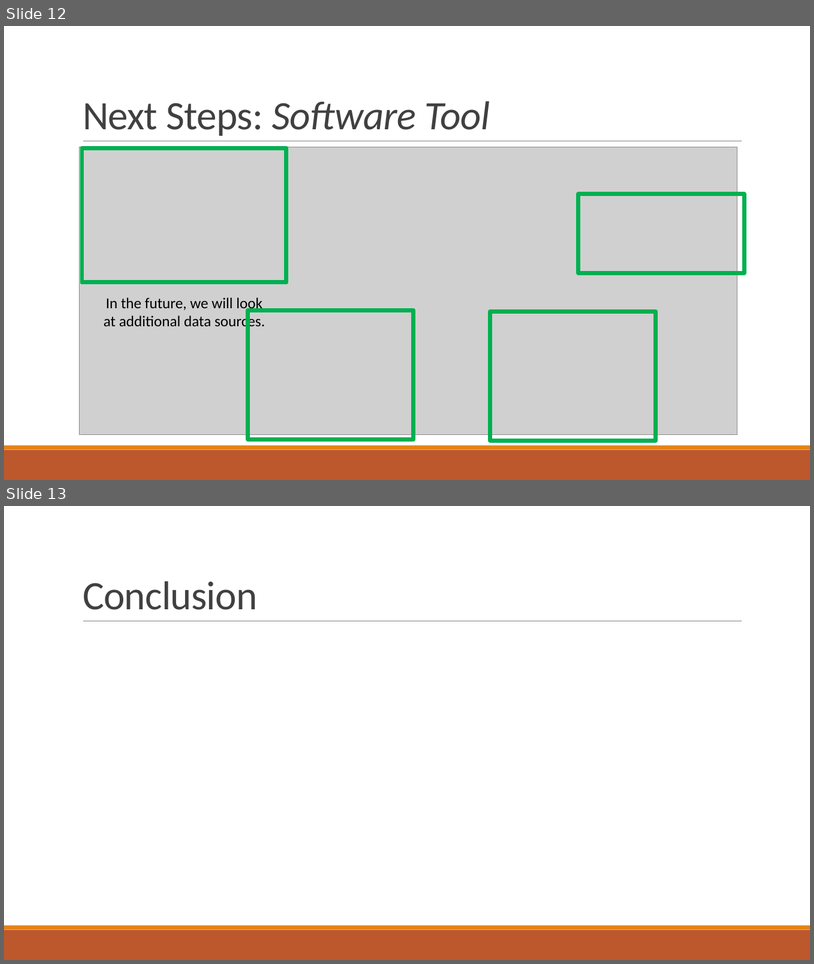
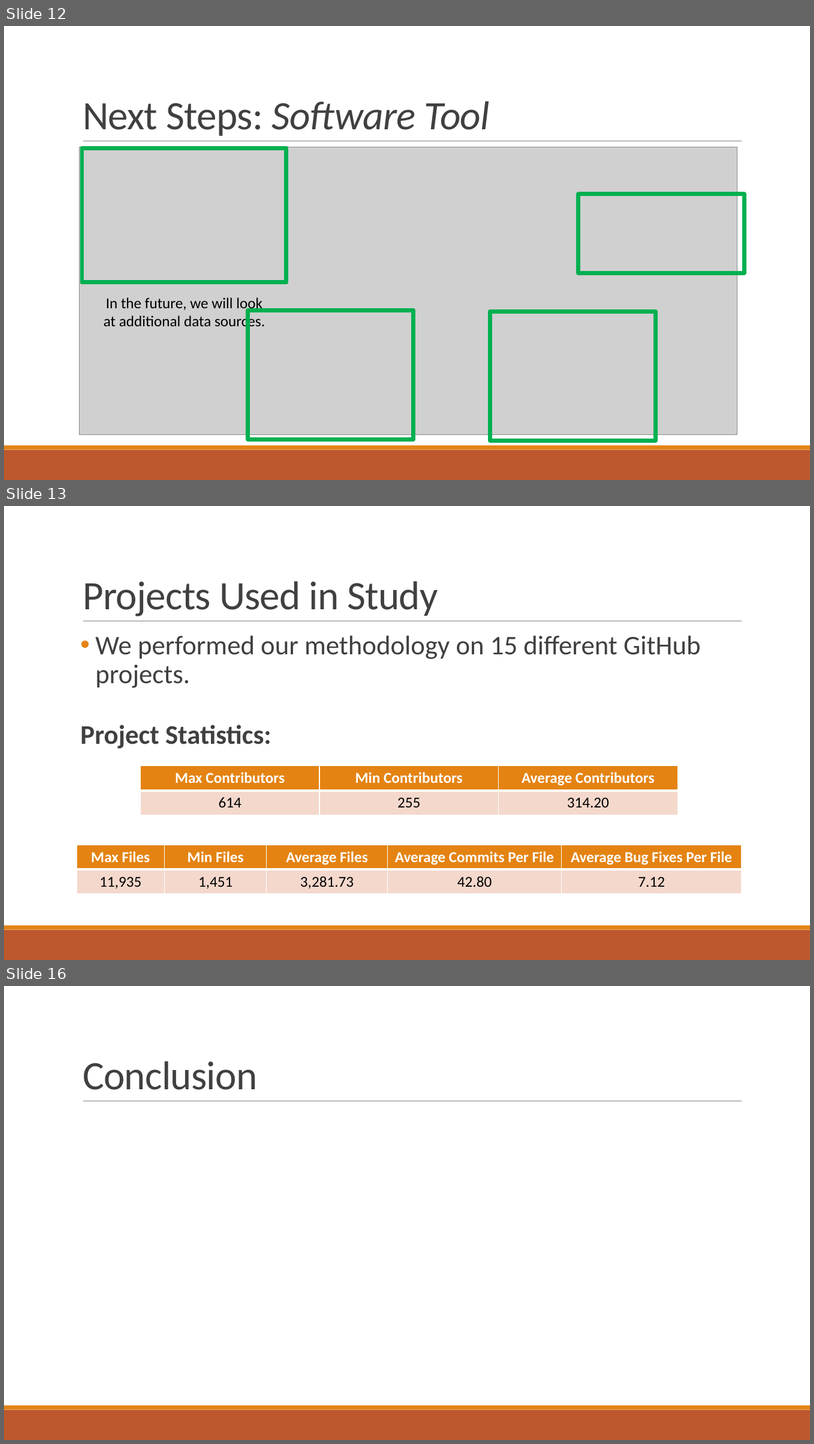
Before and after one commit to bmuscede/NetworkMine, a slide deck: Final-Presentation/Presentation.pptx. Shown one above the other, each under a label of ours: slides 12 and 13 before the commit, slides 12, 13 and 16 after it; the slides between them are not shown. The pictures are 814x964 and 814x1444 pixels, drawn with LibreOffice and Linux fonts; fonts in the diff are those of the drawing; grey boxes stand for pictures. Boxes give left, top, right and bottom in pixels: in the first picture for what was removed or moved away, otherwise in the second. Text is boxed around its words. In the diff, an @@ line names an element or a change of style, - is before the commit and + after.

```diff
--- a/Final-Presentation/Presentation.pptx
+++ b/Final-Presentation/Presentation.pptx
@@ slide 13 added at [4, 506, 810, 960], background #FFFFFF; not listed: 3 template elements that a slide beside it also shows @@
@@ title added at [83, 581, 438, 616], 48 pt, text #404040 @@
+Projects Used in Study
@@ text added at [80, 636, 701, 748], 32 pt, text #404040 @@
+• We performed our methodology on 15 different GitHub projects.
+Project Statistics:
@@ table added at [141, 766, 678, 814], 2 rows, 3 columns @@
+Max Contributors | Min Contributors | Average Contributors
+614 | 255 | 314.20
@@ table added at [77, 845, 742, 894], 2 rows, 5 columns @@
+Max Files | Min Files | Average Files | Average Commits Per File | Average Bug Fixes Per File
+11,935 | 1,451 | 3,281.73 | 42.80 | 7.12
@@ what was slide 13 is now slide 16 @@
```
Also in this commit, not shown: 3 slides changed, 2 other slides added, 3 other files.
